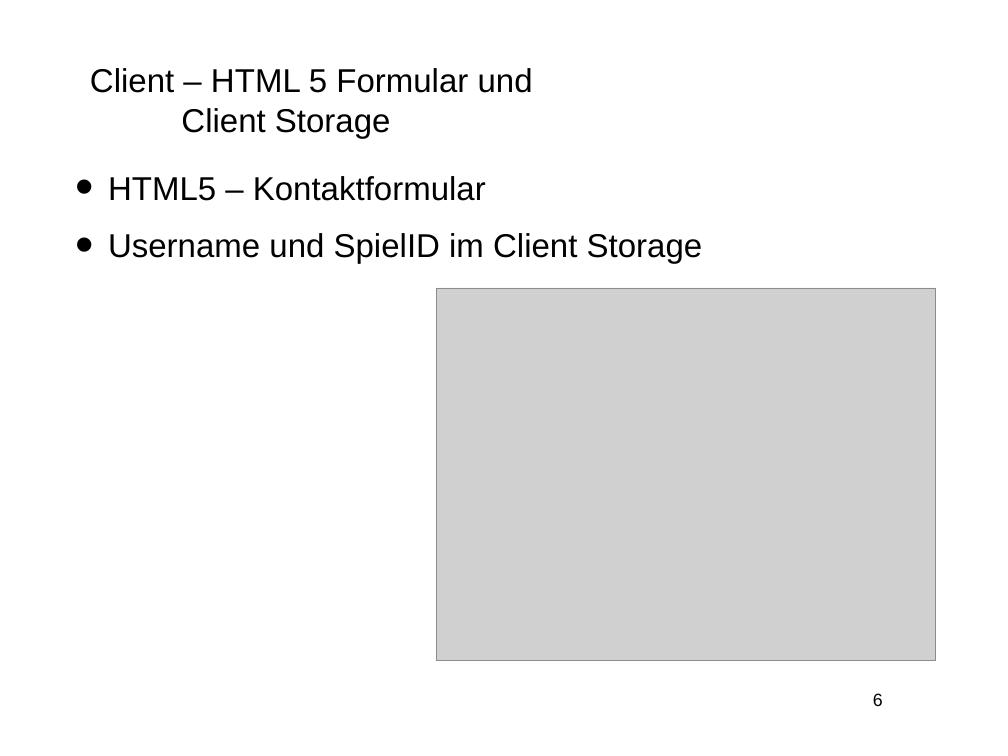
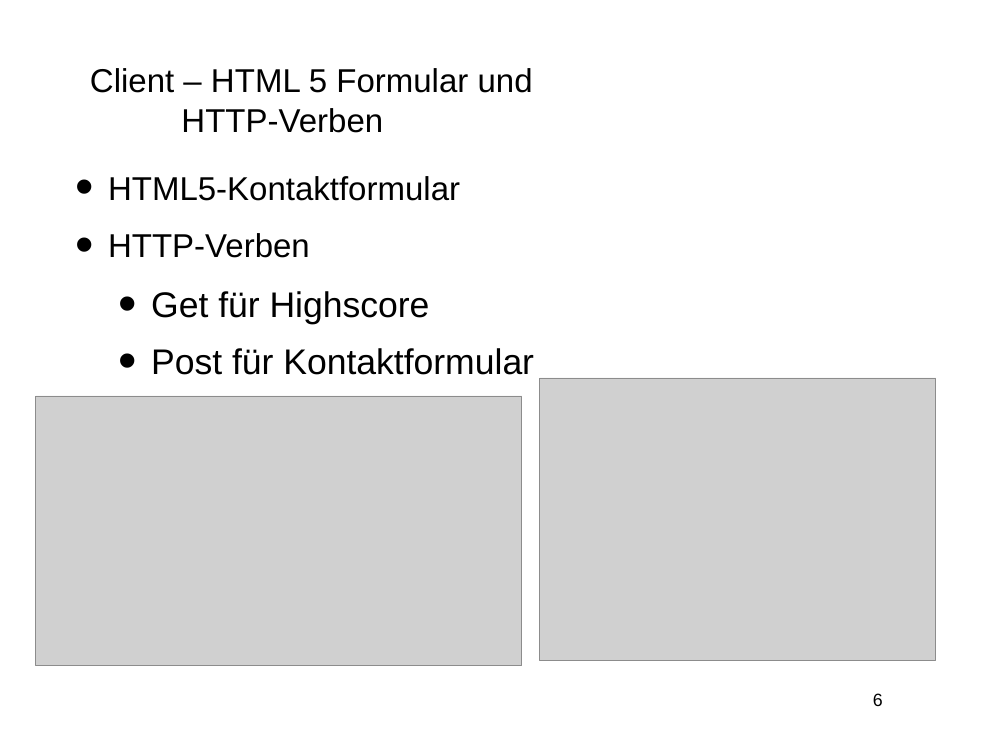
Before and after one commit to 4x4is18/Schiffeversenken, a slide deck: slide 6 of Präsentationen/Abschlusspräsentation/folien.odp. Drawn at 1008x756 pixels with LibreOffice and Linux fonts; fonts in the diff are those of the drawing; grey boxes stand for pictures; background and template pictures are left out. Boxes give left, top, right and bottom in pixels: in the first picture for what was removed or moved away, otherwise in the second. Text is boxed around its words. In the diff, an @@ line names an element or a change of style, - is before the commit and + after.

```diff
--- a/Präsentationen/Abschlusspräsentation/folien.odp
+++ b/Präsentationen/Abschlusspräsentation/folien.odp
@@ title at <box>90,68,533,133</box>: text changed @@
-Client – HTML 5 Formular und Client Storage
+Client – HTML 5 Formular und HTTP-Verben
@@ text at <box>108,176,534,375</box>: text changed; size 26 to 28 pt @@
-• HTML5 – Kontaktformular
-• Username und SpielID im Client Storage
+• HTML5-Kontaktformular
+• HTTP-Verben
+  • Get für Highscore
+  • Post für Kontaktformular
@@ picture: place and size @@
-picture at <box>437,288,937,660</box>
+picture at <box>541,378,937,660</box>
@@ picture added at <box>36,396,521,666</box> @@
```
Also in this commit, not shown: 11 other slides changed, 2 slides added, 2 slides removed, 1 other file.
